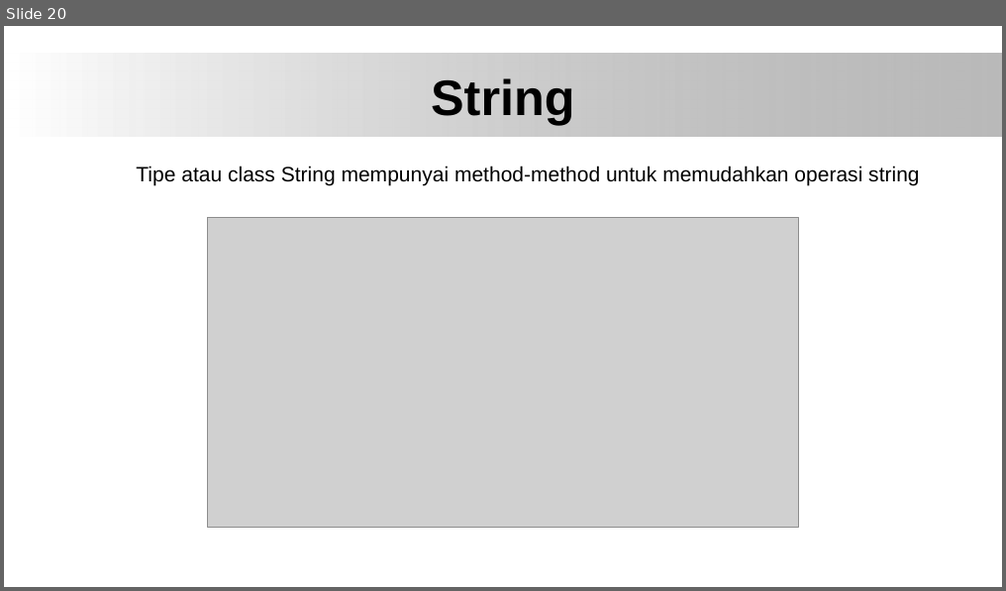
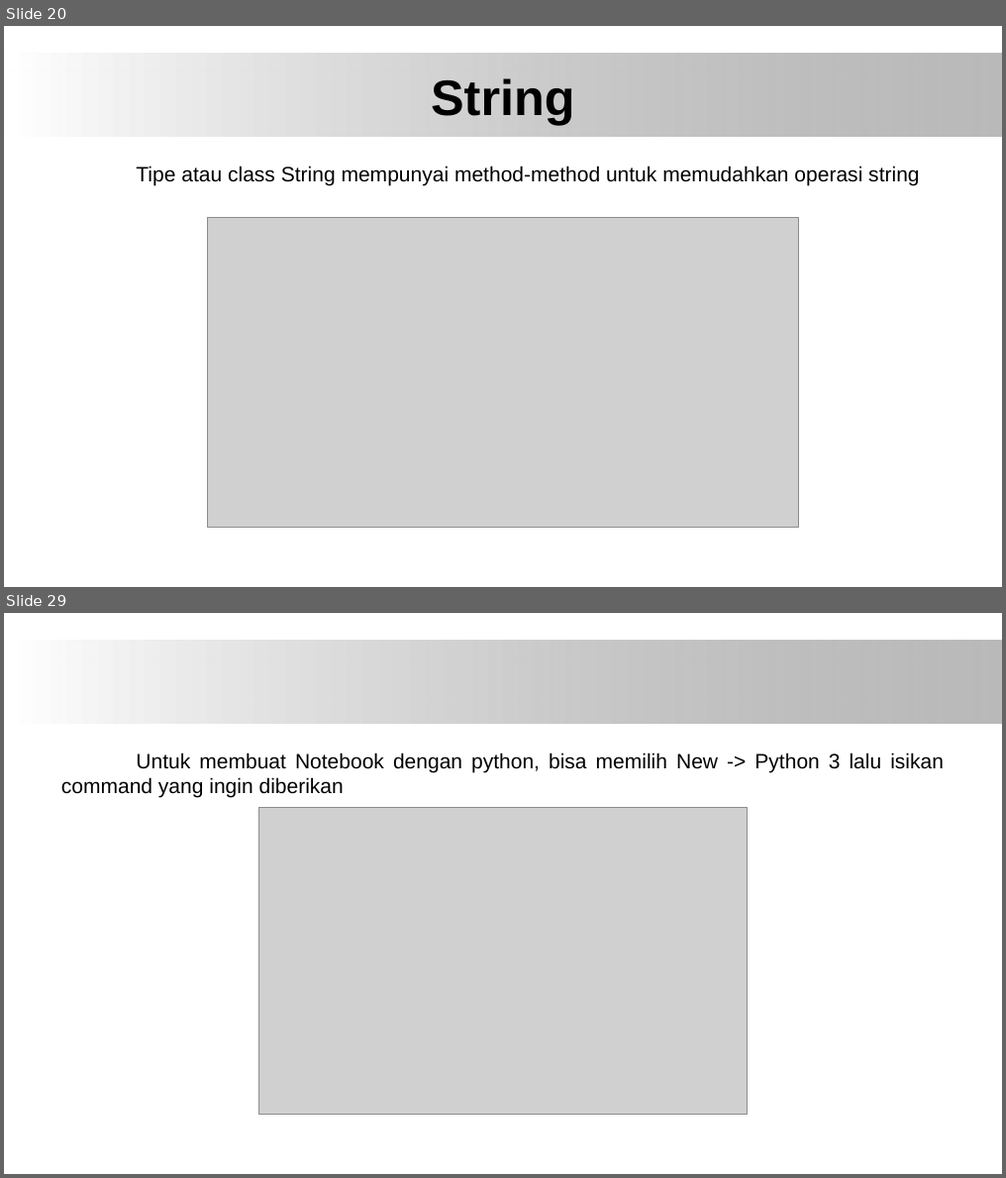
Before and after one commit to bayuytr/Pengantar-Deep-Learning, a slide deck: Tugas 1 Pengantar Python (Bayu Yunan Toro_4IA17_511415304).pptx. Shown one above the other, each under a label of ours: slide 20 before the commit, slides 20 and 29 after it; the slides between them are not shown. The pictures are 1006x591 and 1006x1178 pixels, drawn with LibreOffice and Linux fonts; fonts in the diff are those of the drawing; grey boxes stand for pictures; background and template pictures are left out. Boxes give left, top, right and bottom in pixels: in the first picture for what was removed or moved away, otherwise in the second. Text is boxed around its words. In the diff, an @@ line names an element or a change of style, - is before the commit and + after.

```diff
--- a/Tugas 1 Pengantar Python (Bayu Yunan Toro_4IA17_511415304).pptx
+++ b/Tugas 1 Pengantar Python (Bayu Yunan Toro_4IA17_511415304).pptx
@@ slide 29 added at (x1=4, y1=613, x2=1002, y2=1174), background #FFFFFF; not listed: 1 template element that a slide beside it also shows @@
@@ text added at (x1=61, y1=753, x2=944, y2=797), 20 pt, text #000000 @@
+Untuk membuat Notebook dengan python, bisa memilih New -> Python 3 lalu isikan command yang ingin diberikan
@@ picture added at (x1=259, y1=808, x2=747, y2=1115) @@
```
Also in this commit, not shown: 1 slide changed, 8 other slides added.
